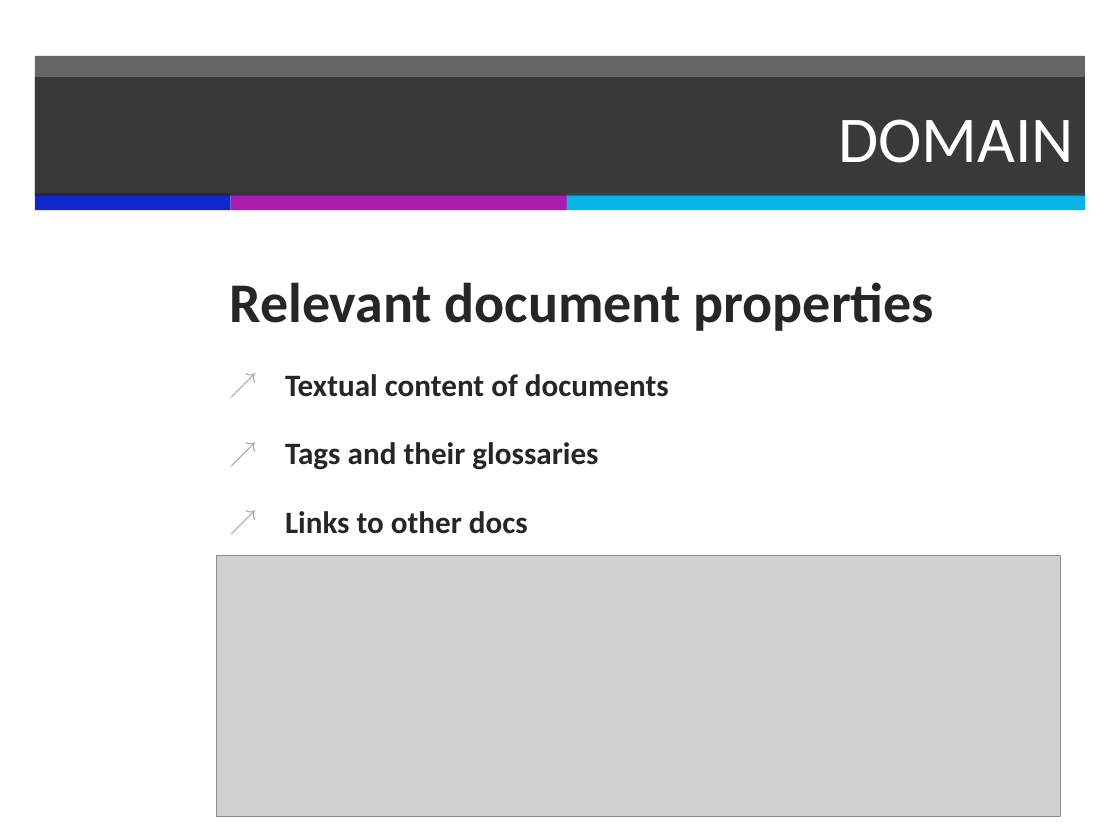
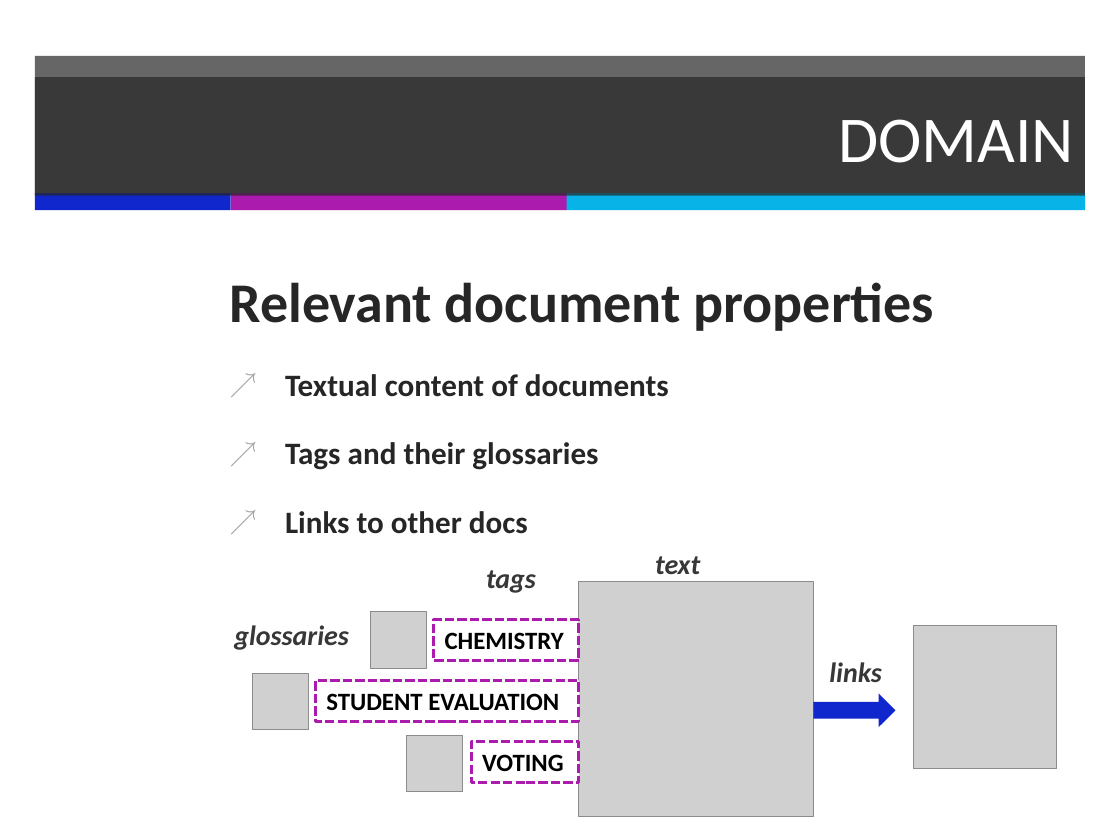
Before and after one commit to PerceptumNL/TweedejaarsProject, a slide deck: slide 5 of doc/finalpresentation.pptx. Drawn at 1120x840 pixels with LibreOffice and Linux fonts; fonts in the diff are those of the drawing; grey boxes stand for pictures. Boxes give left, top, right and bottom in pixels: in the first picture for what was removed or moved away, otherwise in the second. Text is boxed around its words. In the diff, an @@ line names an element or a change of style, - is before the commit and + after.

```diff
--- a/doc/finalpresentation.pptx
+++ b/doc/finalpresentation.pptx
@@ picture removed at bbox=[216, 556, 1060, 816] @@
@@ text added at bbox=[655, 556, 700, 574], 18 pt, text #373737, bold, italic @@
+text
@@ text added at bbox=[486, 570, 536, 593], 18 pt, text #373737, bold, italic @@
+tags
@@ picture added at bbox=[579, 582, 813, 816] @@
@@ text added at bbox=[234, 625, 349, 650], 18 pt, text #373737, bold, italic @@
+glossaries
@@ picture added at bbox=[371, 612, 427, 668] @@
@@ rectangle added at bbox=[433, 619, 579, 661], fill #FFFFFF, outline #AB1BAE 2 pt dashed, 16 pt, text #000000, bold @@
+CHEMISTRY
@@ picture added at bbox=[914, 626, 1057, 769] @@
@@ picture added at bbox=[252, 673, 308, 729] @@
@@ rectangle added at bbox=[316, 681, 579, 722], fill #FFFFFF, outline #AB1BAE 2 pt dashed, 16 pt, text #000000, bold @@
+STUDENT EVALUATION
@@ text added at bbox=[829, 662, 882, 682], 18 pt, text #373737, bold, italic @@
+links
@@ right arrow added at bbox=[813, 693, 895, 727], fill #1027CD @@
@@ picture added at bbox=[407, 736, 463, 792] @@
@@ rectangle added at bbox=[472, 741, 579, 783], fill #FFFFFF, outline #AB1BAE 2 pt dashed, 16 pt, text #000000, bold @@
+VOTING
```
Also in this commit, not shown: 6 other slides changed, 1 slide removed, 1 other file.
